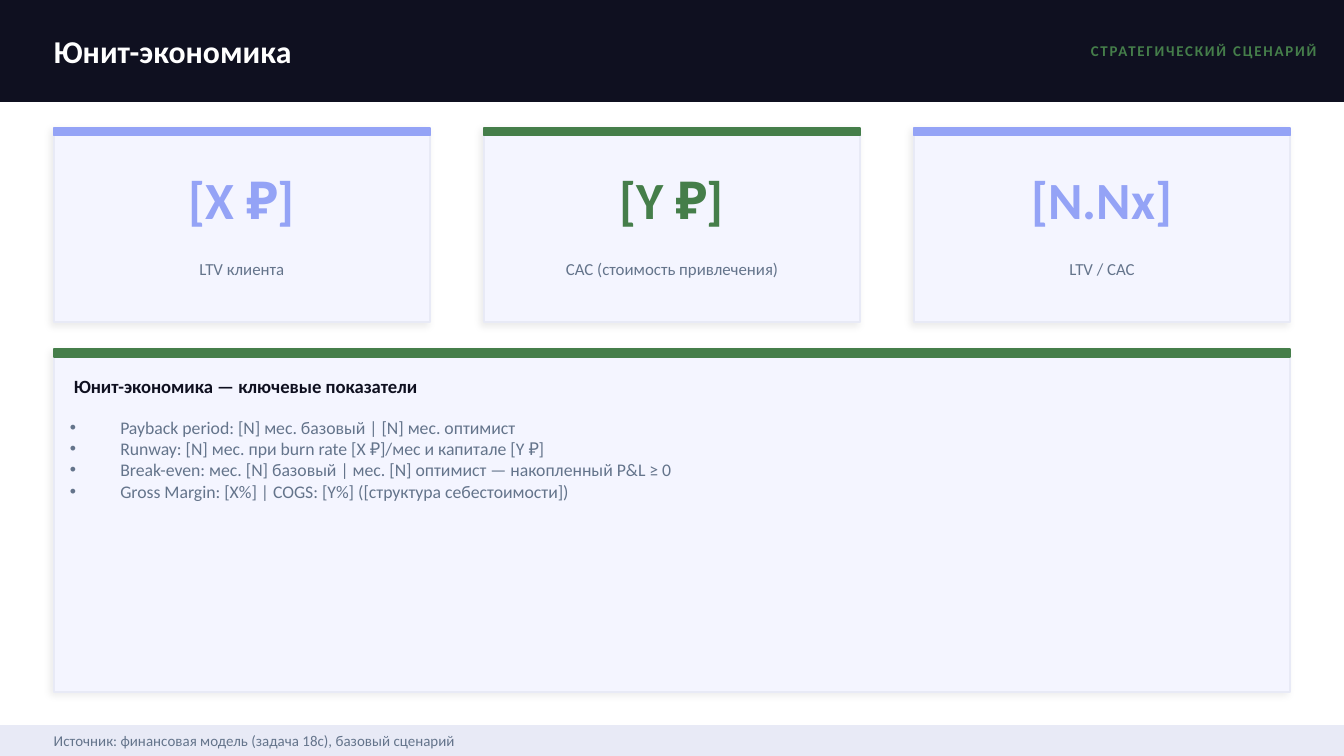
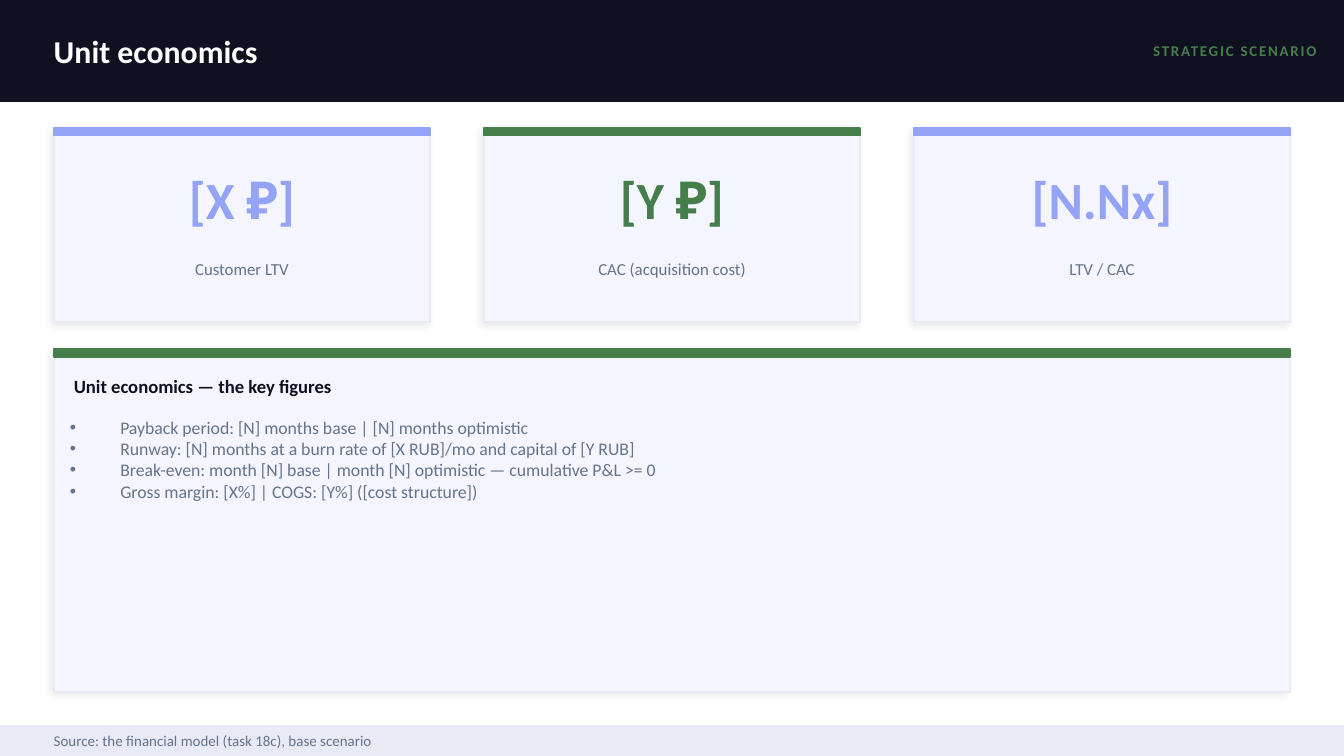
Before and after one commit to ipavelm/ultimate-product-discovery-skill, a slide deck: slide 23 of assets/presentation-template.pptx. Drawn at 1344x756 pixels with LibreOffice and Linux fonts; fonts in the diff are those of the drawing. Boxes give left, top, right and bottom in pixels: in the first picture for what was removed or moved away, otherwise in the second. Text is boxed around its words. In the diff, an @@ line names an element or a change of style, - is before the commit and + after.

```diff
--- a/assets/presentation-template.pptx
+++ b/assets/presentation-template.pptx
@@ text at box(1048, 0, 1317, 101): text changed @@
-СТРАТЕГИЧЕСКИЙ СЦЕНАРИЙ
+STRATEGIC SCENARIO
@@ text at box(54, 40, 257, 64): text changed @@
-Юнит-экономика
+Unit economics
@@ text at box(195, 264, 289, 275): text changed @@
-LTV клиента
+Customer LTV
@@ text at box(598, 263, 746, 278): text changed @@
-CAC (стоимость привлечения)
+CAC (acquisition cost)
@@ text at box(74, 380, 331, 396): text changed @@
-Юнит-экономика — ключевые показатели
+Unit economics — the key figures
@@ text at box(120, 421, 656, 501): text changed @@
-• Payback period: [N] мес. базовый | [N] мес. оптимист
-• Runway: [N] мес. при burn rate [X ₽]/мес и капитале [Y ₽]
-• Break-even: мес. [N] базовый | мес. [N] оптимист — накопленный P&L ≥ 0
-• Gross Margin: [X%] | COGS: [Y%] ([структура себестоимости])
+• Payback period: [N] months base | [N] months optimistic
+• Runway: [N] months at a burn rate of [X RUB]/mo and capital of [Y RUB]
+• Break-even: month [N] base | month [N] optimistic — cumulative P&L >= 0
+• Gross margin: [X%] | COGS: [Y%] ([cost structure])
@@ text at box(54, 735, 371, 748): text changed @@
-Источник: финансовая модель (задача 18c), базовый сценарий
+Source: the financial model (task 18c), base scenario
```
Also in this commit, not shown: 24 other slides changed, 9 slides added, 9 slides removed, 6 other files.
